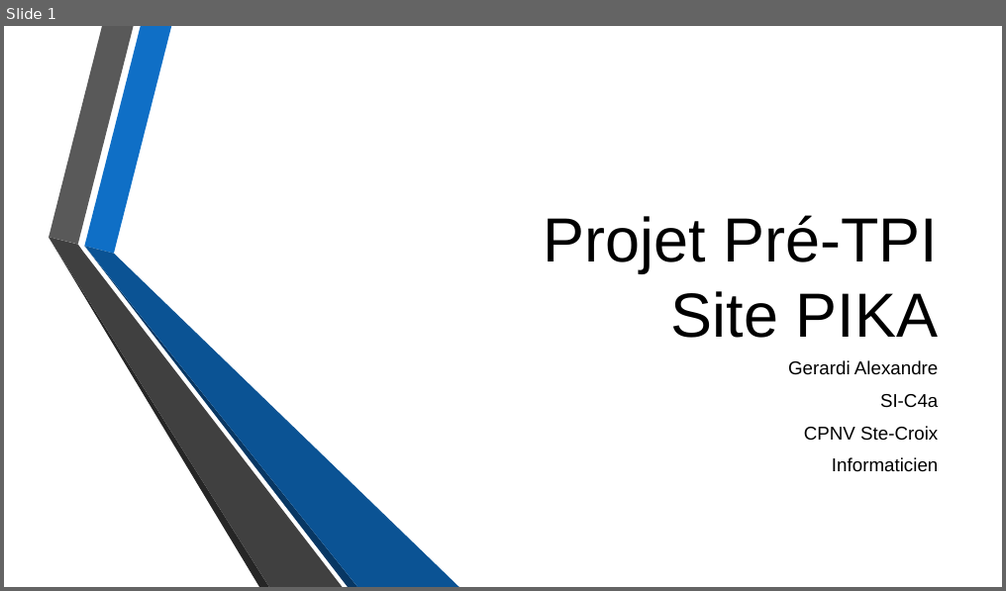
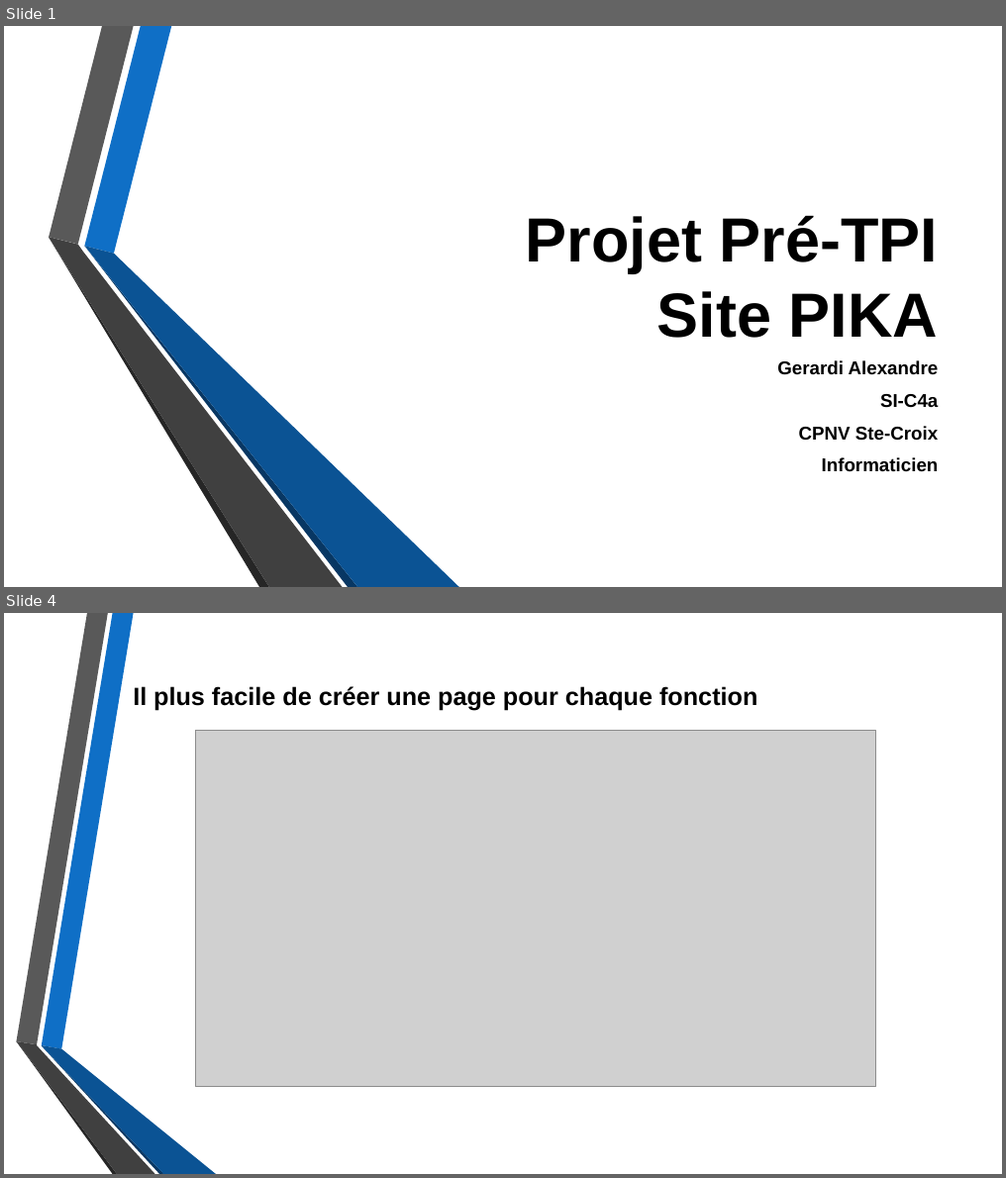
Before and after one commit to Daxank/Pre-TPI_PIKA, a slide deck: Presentation_Projet_PreTPI_Site_PIKA.pptx. Shown one above the other, each under a label of ours: slide 1 before the commit, slides 1 and 4 after it; the slides between them are not shown. The pictures are 1006x591 and 1006x1178 pixels, drawn with LibreOffice and Linux fonts; fonts in the diff are those of the drawing; grey boxes stand for pictures; background and template pictures are left out. Boxes give left, top, right and bottom in pixels: in the first picture for what was removed or moved away, otherwise in the second. Text is boxed around its words. In the diff, an @@ line names an element or a change of style, - is before the commit and + after.

```diff
--- a/Presentation_Projet_PreTPI_Site_PIKA.pptx
+++ b/Presentation_Projet_PreTPI_Site_PIKA.pptx
@@ slide 4 added at (4, 613, 1002, 1174), background picture (left out) @@
@@ text added at (133, 686, 757, 710), 24 pt, text #000000, bold @@
+Il plus facile de créer une page pour chaque fonction
@@ picture added at (196, 730, 875, 1087) @@
@@ group added at (16, 613, 216, 1174): 6 freeform shapes @@
@@ slide 1 changed as well @@
@@ title "Projet Pré-TPI Site PIKA" at (526, 215, 938, 338): bold on @@
@@ subtitle "Gerardi Alexandre" at (777, 361, 939, 472): bold on @@
```
Also in this commit, not shown: 5 other slides added, 1 slide removed.
